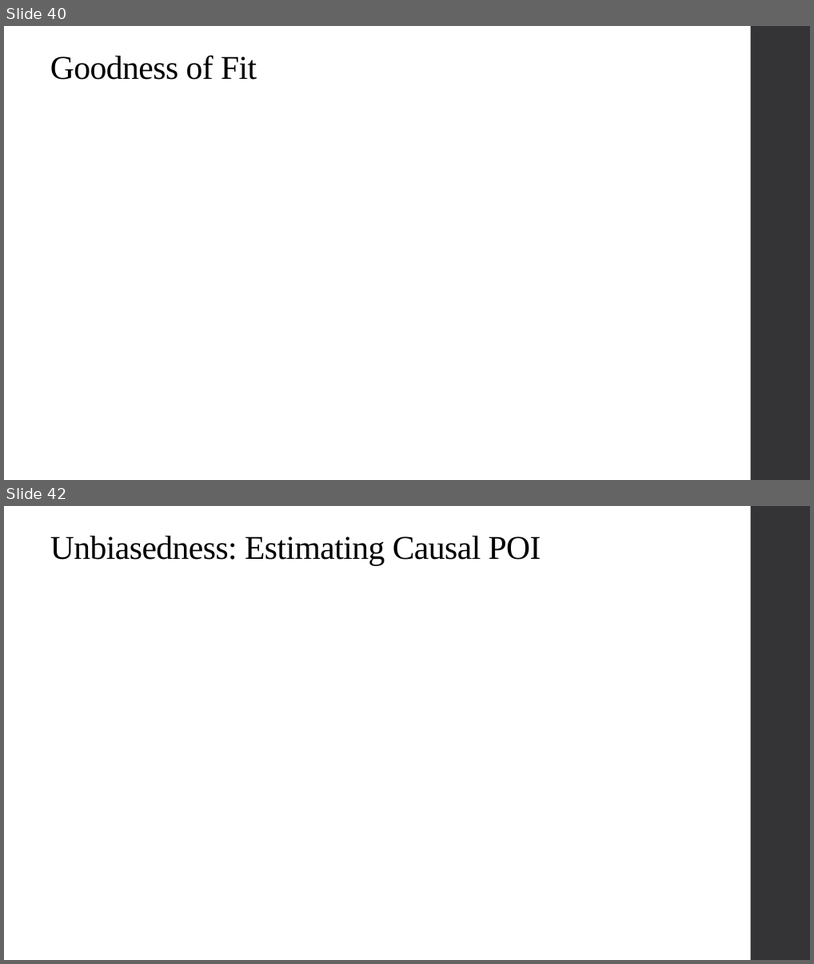
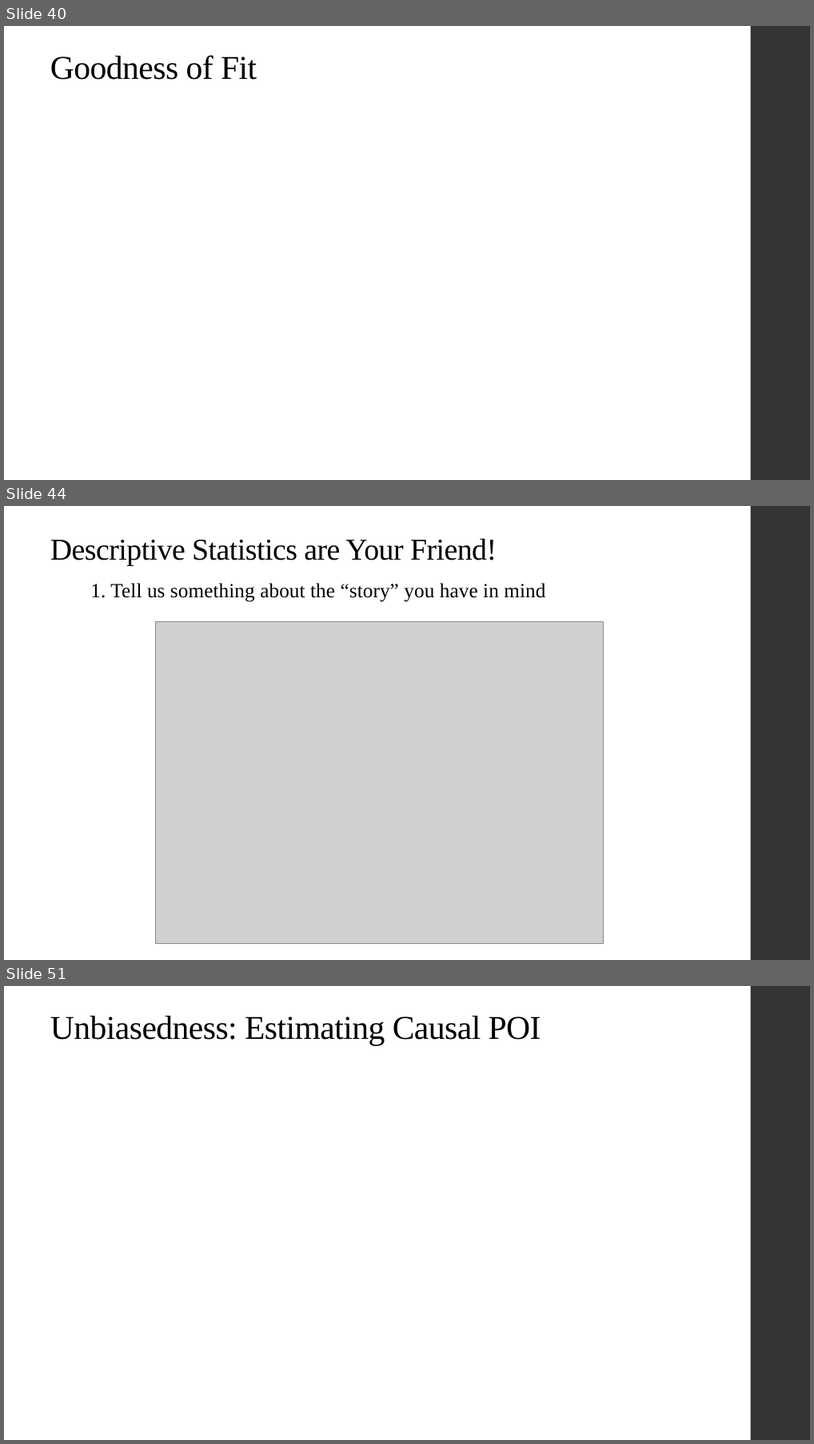
Before and after one commit to alex-hoagland/HAD5744, a slide deck: Lecture02_UnivariateOLS/Lecture2_OLS.pptx. Shown one above the other, each under a label of ours: slides 40 and 42 before the commit, slides 40, 44 and 51 after it; the slides between them are not shown. The pictures are 814x964 and 814x1444 pixels, drawn with LibreOffice and Linux fonts; fonts in the diff are those of the drawing; grey boxes stand for pictures. Boxes give left, top, right and bottom in pixels: in the first picture for what was removed or moved away, otherwise in the second. Text is boxed around its words. In the diff, an @@ line names an element or a change of style, - is before the commit and + after.

```diff
--- a/Lecture02_UnivariateOLS/Lecture2_OLS.pptx
+++ b/Lecture02_UnivariateOLS/Lecture2_OLS.pptx
@@ slide 44 added at <box>4,506,810,960</box>, background #FFFFFF; not listed: 1 template element that a slide beside it also shows @@
@@ title added at <box>50,538,497,566</box>, 36 pt, text #000000 @@
+Descriptive Statistics are Your Friend!
@@ text added at <box>90,583,546,602</box>, 24 pt, text #000000 @@
+1. Tell us something about the “story” you have in mind
@@ picture added at <box>155,622,603,944</box> @@
@@ what was slide 42 is now slide 51 @@
```
Also in this commit, not shown: 4 slides changed, 26 other slides added, 1 slide removed, 5 other files.
